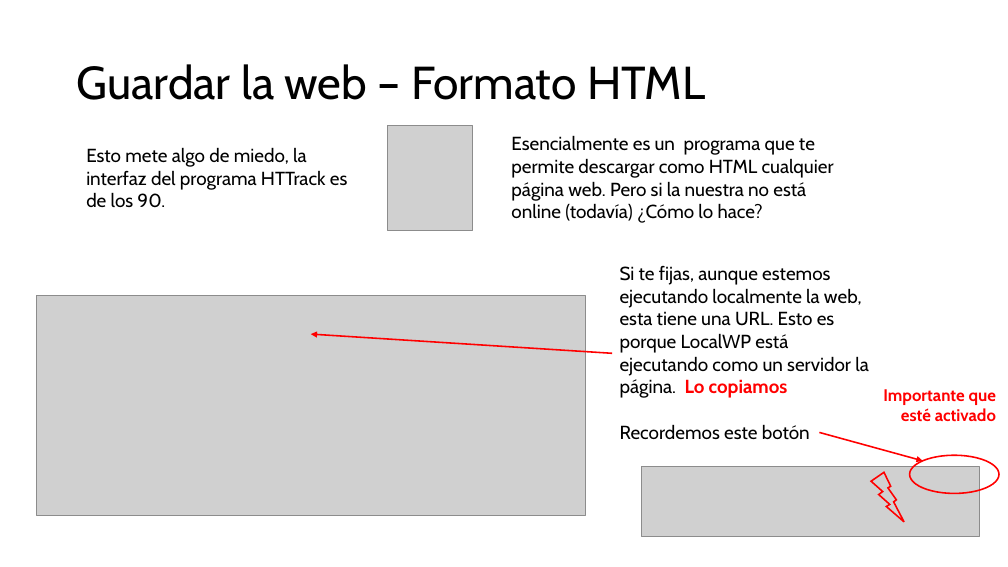
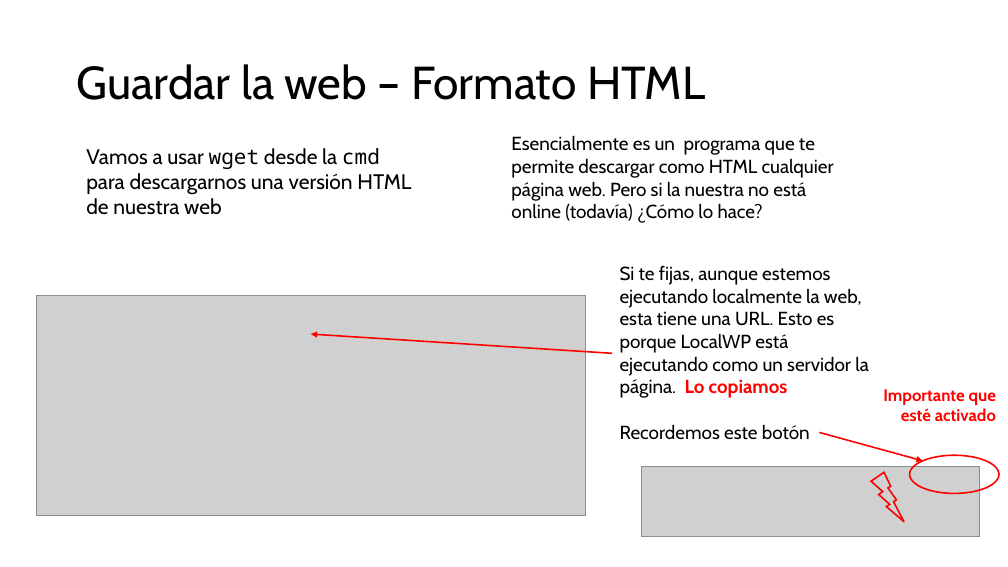
Before and after one commit to imagine-uo/imagine-uo.github.io, a slide deck: slide 25 of Guía para editar la web del grupo.pptx (slide 24 before the commit). Drawn at 1008x567 pixels with LibreOffice and Linux fonts; fonts in the diff are those of the drawing; grey boxes stand for pictures. Boxes give left, top, right and bottom in pixels: in the first picture for what was removed or moved away, otherwise in the second. Text is boxed around its words. In the diff, an @@ line names an element or a change of style, - is before the commit and + after.

```diff
--- a/Guía para editar la web del grupo.pptx
+++ b/Guía para editar la web del grupo.pptx
@@ text at [86, 148, 411, 215]: text changed; size 18 to 20 pt @@
-Esto mete algo de miedo, la interfaz del programa HTTrack es de los 90.
+Vamos a usar wget desde la cmd para descargarnos una versión HTML de nuestra web
@@ picture removed at [388, 126, 473, 231] @@
```
Also in this commit, not shown: 4 other slides changed, 3 slides added, 5 slides removed, 1 other file.
